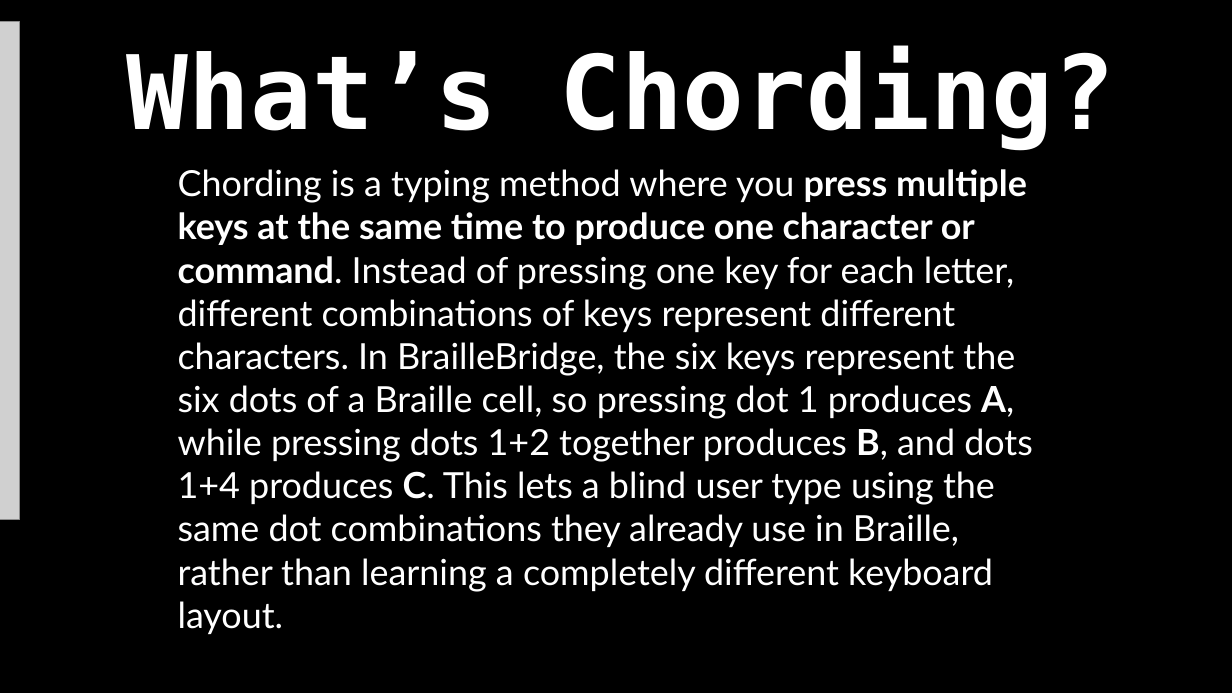
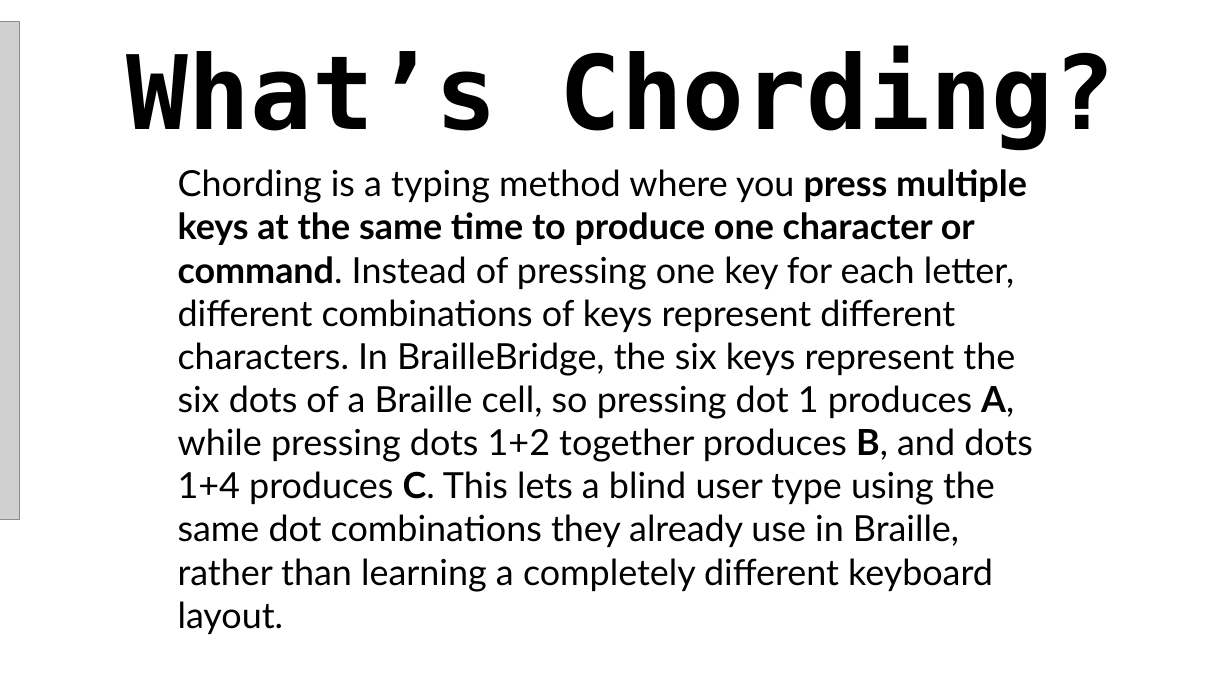
Before and after one commit to Solez-ai/braille.bridge, a slide deck: slide 9 of docs/ppt.pptx. Drawn at 1232x693 pixels with LibreOffice and Linux fonts; fonts in the diff are those of the drawing; grey boxes stand for pictures; background and template pictures are left out. Boxes give left, top, right and bottom in pixels: in the first picture for what was removed or moved away, otherwise in the second. Text is boxed around its words. In the diff, an @@ line names an element or a change of style, - is before the commit and + after.

```diff
--- a/docs/ppt.pptx
+++ b/docs/ppt.pptx
@@ background #000000 to #FFFFFF @@
@@ text "What’s Chording?" at bbox=[127, 45, 1115, 150]: text colour #FFFFFF to #000000 @@
@@ text "Chording is a typing method ..." at bbox=[178, 169, 1033, 634]: text colour #FFFFFF to #000000 @@
```
Also in this commit, not shown: 10 other slides changed, 19 other files.
